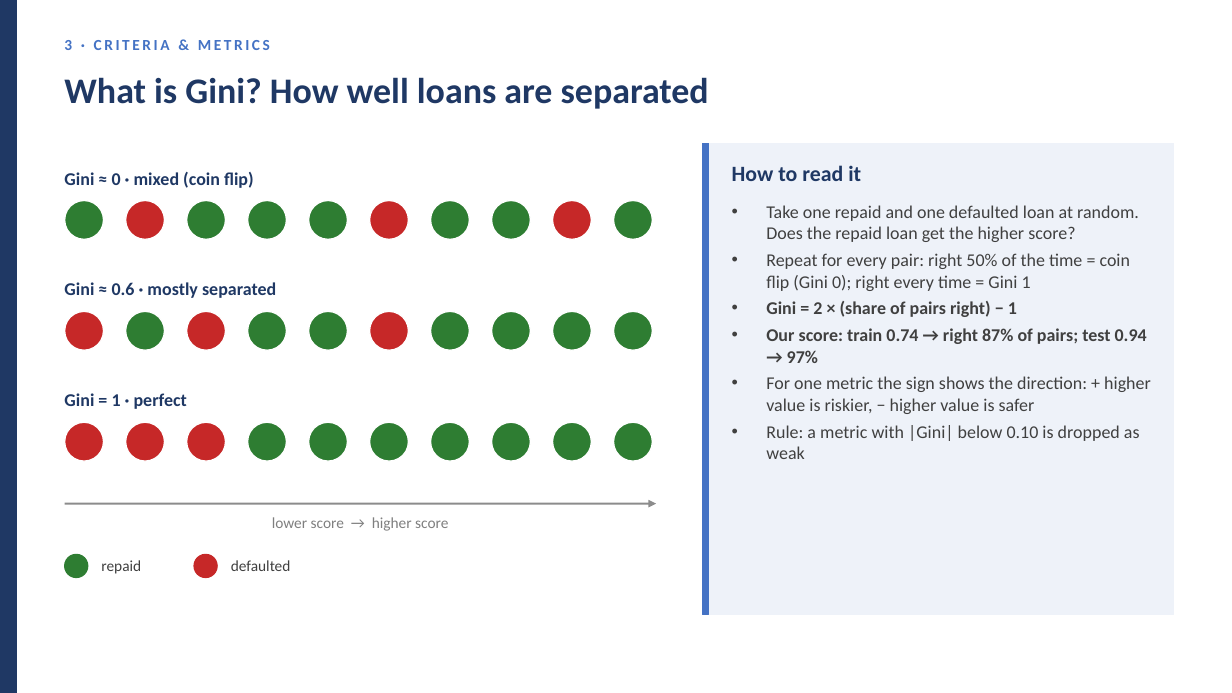
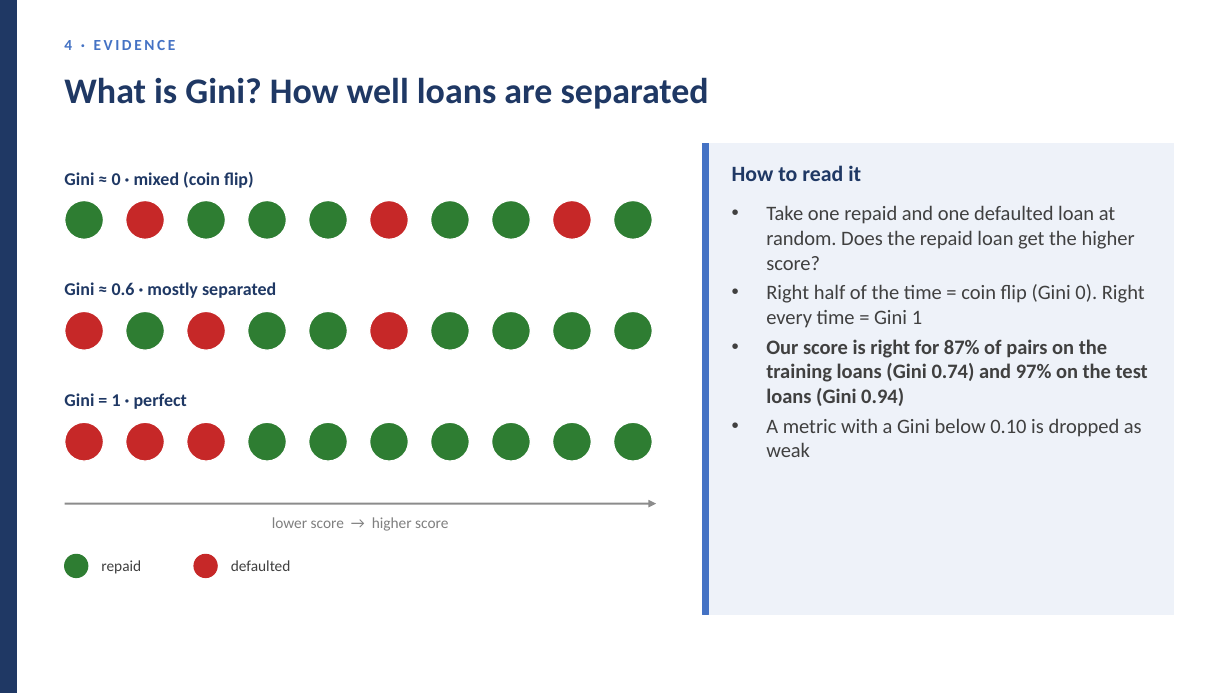
Before and after one commit to huotrithy/da-assignment-risk-scoring, a slide deck: slide 15 of docs/Final_Presentation.pptx (slide 14 before the commit). Drawn at 1232x693 pixels with LibreOffice and Linux fonts; fonts in the diff are those of the drawing. Boxes give left, top, right and bottom in pixels: in the first picture for what was removed or moved away, otherwise in the second. Text is boxed around its words. In the diff, an @@ line names an element or a change of style, - is before the commit and + after.

```diff
--- a/docs/Final_Presentation.pptx
+++ b/docs/Final_Presentation.pptx
@@ text at box(64, 40, 176, 50): text changed @@
-3 · CRITERIA & METRICS
+4 · EVIDENCE
@@ text at box(766, 205, 1135, 270): size 14 to 16 pt in "Take one repaid and one defaulted loan ..." @@
@@ text at box(766, 284, 1148, 457): text changed; size 14 to 16 pt @@
-• Repeat for every pair: right 50% of the time = coin flip (Gini 0); right every time = Gini 1
-• Gini = 2 × (share of pairs right) − 1
-• Our score: train 0.74 → right 87% of pairs; test 0.94 → 97%
-• For one metric the sign shows the direction: + higher value is riskier, − higher value is safer
-• Rule: a metric with |Gini| below 0.10 is dropped as weak
+• Right half of the time = coin flip (Gini 0). Right every time = Gini 1
+• Our score is right for 87% of pairs on the training loans (Gini 0.74) and 97% on the test loans (Gini 0.94)
+• A metric with a Gini below 0.10 is dropped as weak
```
Also in this commit, not shown: 25 other slides changed, 1 slide added, 34 other files.
